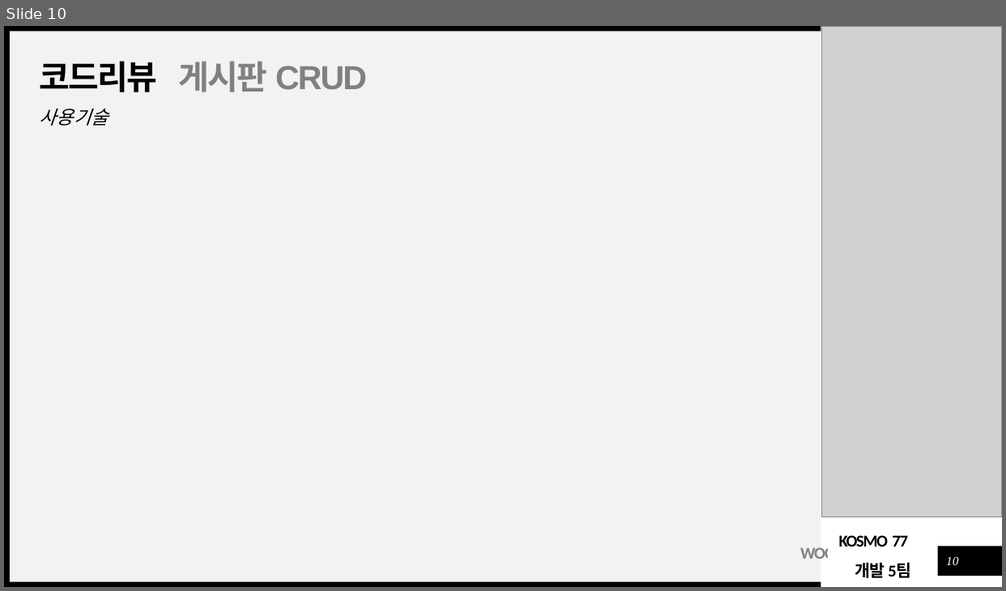
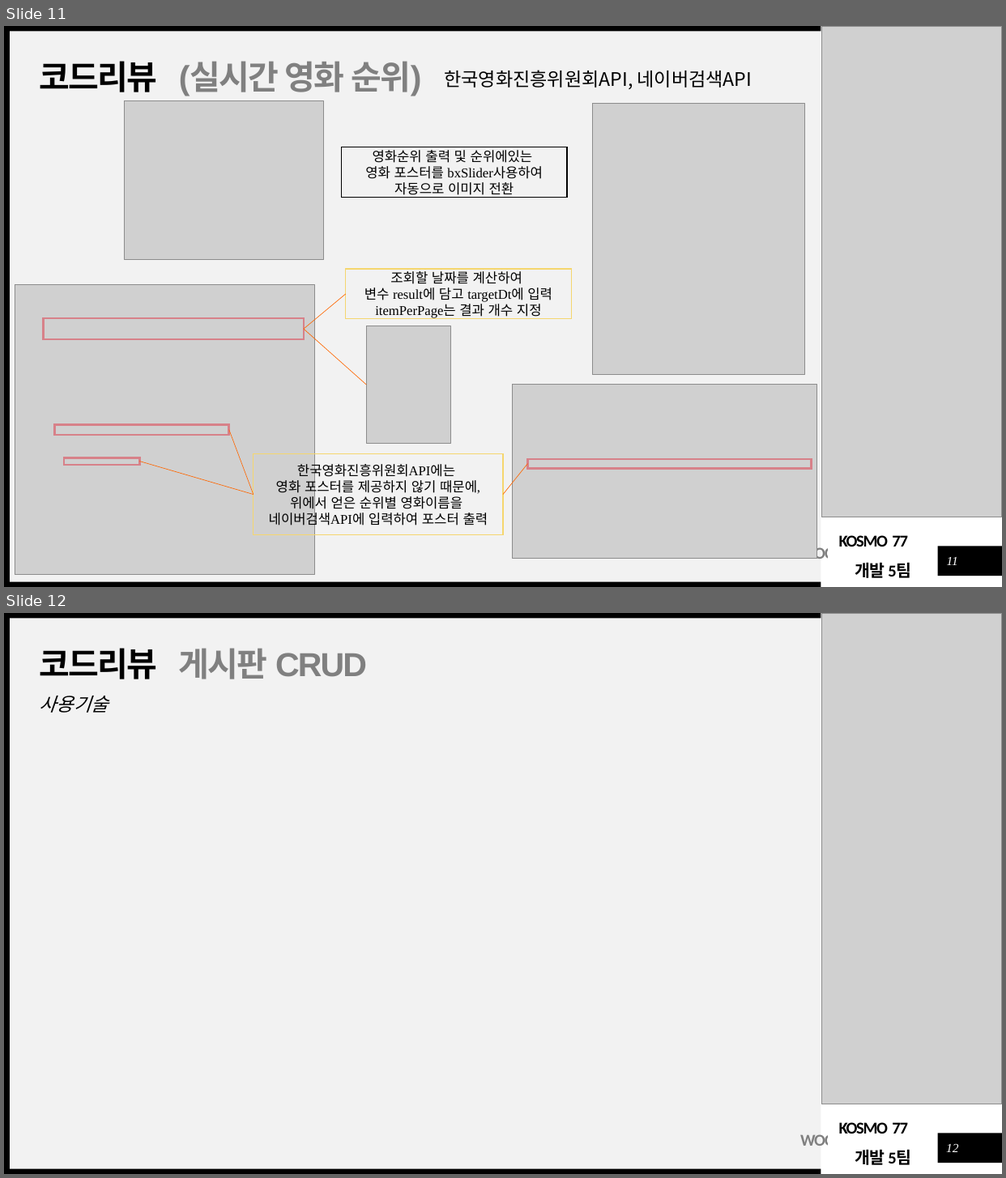
Before and after one commit to soh0256/5team, a slide deck: 개발 7팀 최종 팀프로젝트 산출물 제출/5) 개발5팀_최종_팀프로젝트_포트폴리오.pptx. Shown one above the other, each under a label of ours: slide 10 before the commit, slides 11 and 12 after it. The pictures are 1006x591 and 1006x1178 pixels, drawn with LibreOffice and Linux fonts; fonts in the diff are those of the drawing; grey boxes stand for pictures. Boxes give left, top, right and bottom in pixels: in the first picture for what was removed or moved away, otherwise in the second. Text is boxed around its words. In the diff, an @@ line names an element or a change of style, - is before the commit and + after.

Commit message:
코드리뷰

```diff
--- a/개발 7팀 최종 팀프로젝트 산출물 제출/5) 개발5팀_최종_팀프로젝트_포트폴리오.pptx
+++ b/개발 7팀 최종 팀프로젝트 산출물 제출/5) 개발5팀_최종_팀프로젝트_포트폴리오.pptx
@@ slide 11 added at box(4, 26, 1002, 587), background #FFFFFF; not listed: 6 template elements that a slide beside it also shows @@
@@ picture added at box(821, 26, 1002, 518) @@
@@ title added at box(40, 61, 157, 92), 32 pt, text #000000, bold @@
+코드리뷰
@@ text added at box(179, 61, 421, 96), 32 pt, text #808080, bold @@
+(실시간 영화 순위)
@@ text added at box(444, 70, 752, 89), 18 pt, text #000000 @@
+한국영화진흥위원회API, 네이버검색API
@@ picture added at box(125, 101, 324, 259) @@
@@ picture added at box(593, 104, 805, 376) @@
@@ rectangle added at box(342, 148, 567, 198), outline #000000 1 pt, 13 pt, text #000000 @@
+영화순위 출력 및 순위에있는
+영화 포스터를 bxSlider사용하여
+자동으로 이미지 전환
@@ picture added at box(15, 285, 314, 575) @@
@@ rectangle added at box(345, 269, 571, 319), outline #F5D66E 1 pt, 13 pt, text #000000 @@
+조회할 날짜를 계산하여
+변수 result에 담고 targetDt에 입력
+itemPerPage는 결과 개수 지정
@@ line added from (304, 329) to (345, 294), #FF6600 0.5 pt @@
@@ rectangle added at box(43, 318, 304, 339), outline #D78189 2 pt @@
@@ line added from (304, 329) to (366, 386), #FF6600 0.5 pt @@
@@ picture added at box(366, 327, 451, 444) @@
@@ picture added at box(513, 385, 818, 559) @@
@@ rectangle added at box(55, 425, 229, 436), outline #D78189 2 pt @@
@@ line added from (229, 430) to (253, 495), #FF6600 0.5 pt @@
@@ rectangle added at box(64, 458, 139, 465), outline #D78189 2 pt @@
@@ line added from (139, 462) to (253, 495), #FF6600 0.5 pt @@
@@ rectangle added at box(253, 454, 503, 535), outline #F5D66E 1 pt, 13 pt, text #000000 @@
+한국영화진흥위원회API에는
+영화 포스터를 제공하지 않기 때문에,
+위에서 얻은 순위별 영화이름을
+네이버검색API에 입력하여 포스터 출력
@@ rectangle added at box(528, 459, 812, 469), outline #D78189 2 pt @@
@@ line added from (528, 464) to (503, 495), #FF6600 0.5 pt @@
@@ text added at box(839, 535, 911, 578), 16 pt, text #000000, bold @@
+KOSMO 77
+개발 5팀
@@ rectangle added at box(829, 540, 934, 579), fill #FFFFFF, outline #FFFFFF 1 pt @@
@@ page number added at box(947, 557, 958, 565), 12 pt, text #FFFFFF, italic @@
+11
@@ what was slide 10 is now slide 12 @@
@@ page number at box(946, 1144, 958, 1152): text changed @@
-10
+12
```
Also in this commit, not shown: 2 other slides added.
